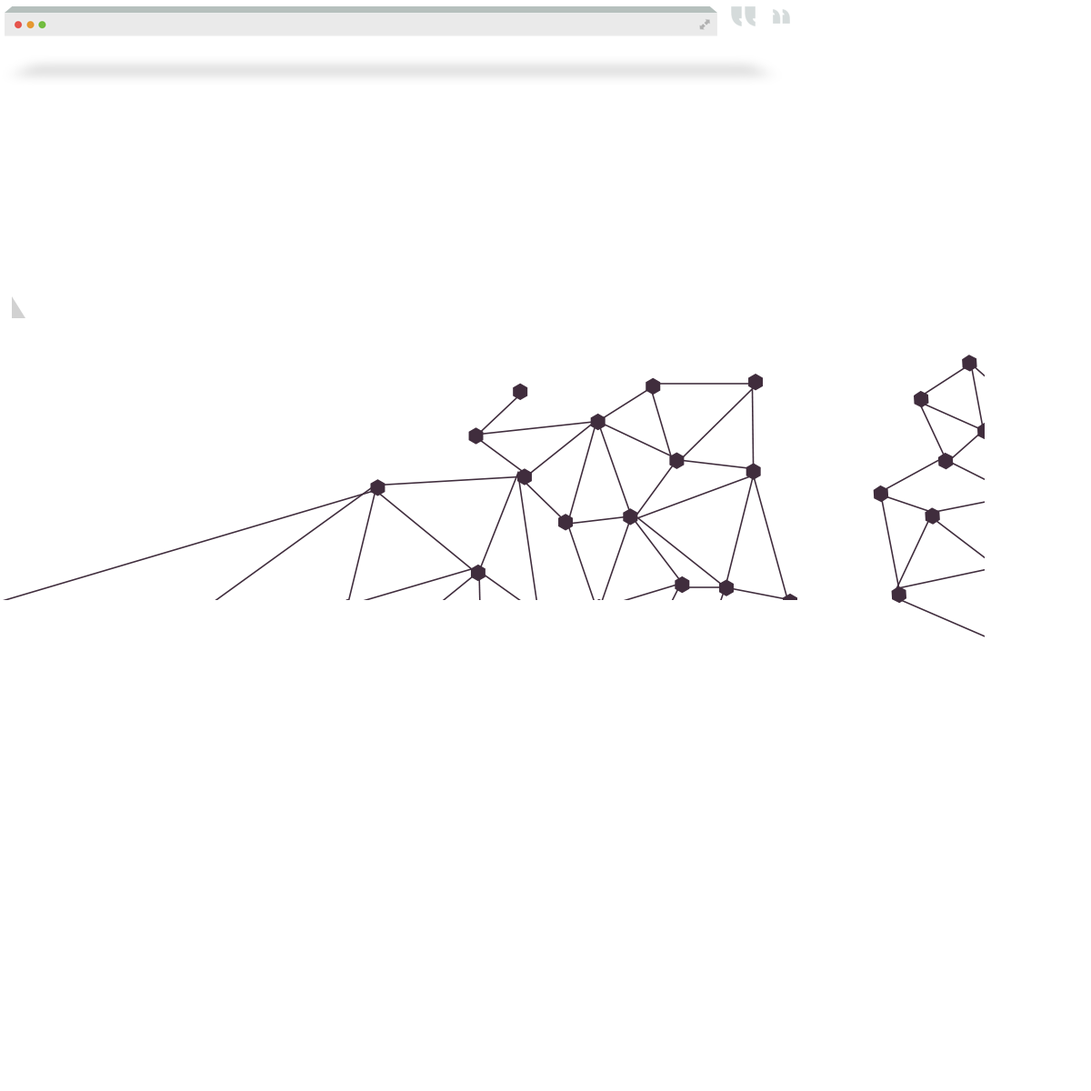
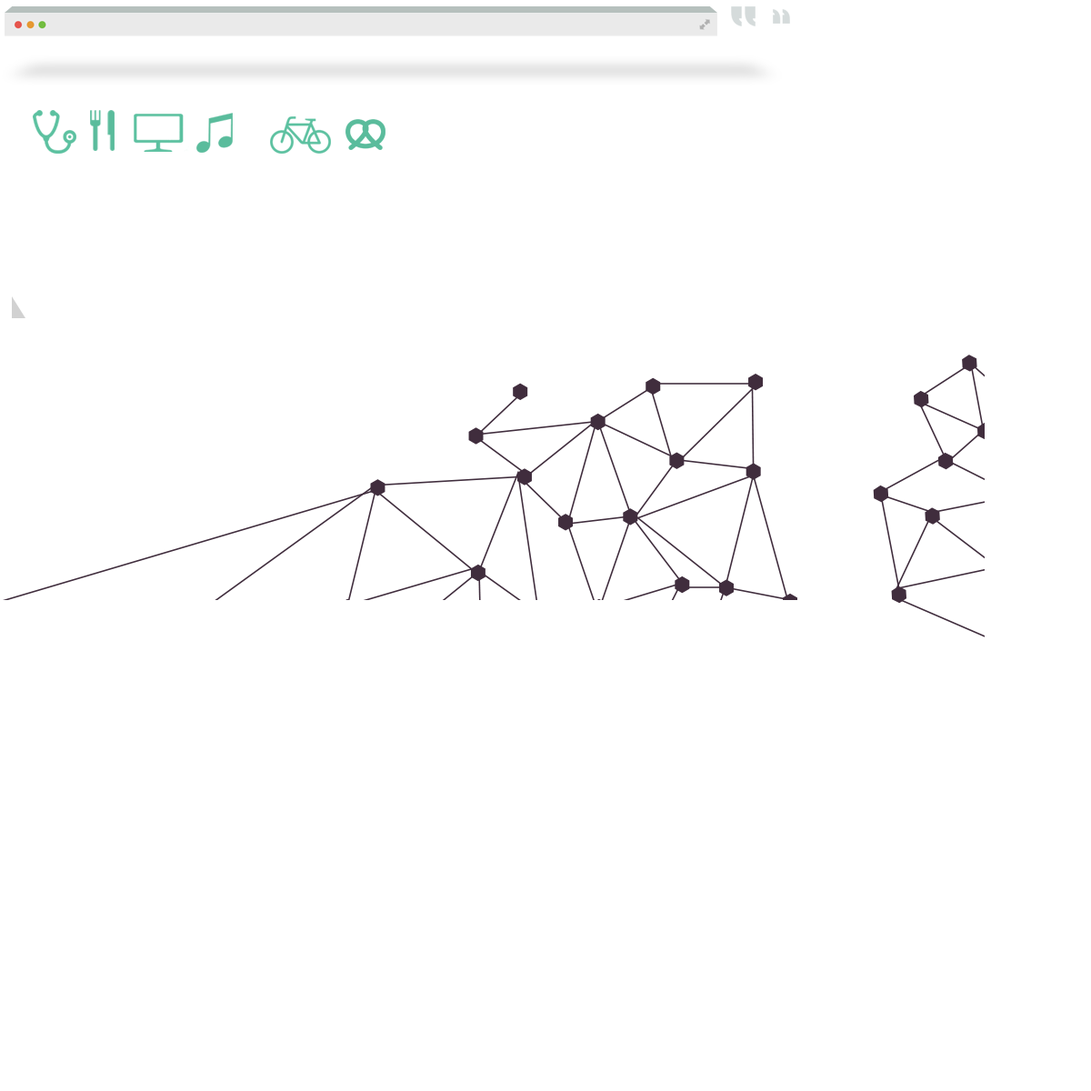
Layered file, before and after one edit (1091x1091). Changes by layer:
added group "Icons" with 6 layers above "Background" over [32, 110, 386, 154]
added layer "Layer 7" in group "Icons" over [32, 110, 77, 154]
added layer "Layer 9" in group "Icons" over [90, 110, 115, 151]
added layer "Layer 5" in group "Icons" over [133, 113, 190, 152]
added layer "Layer 6" in group "Icons" over [196, 112, 233, 153]
added layer "Layer 4" in group "Icons" over [270, 116, 332, 154]
added layer "Layer 8" in group "Icons" over [345, 119, 386, 151]
